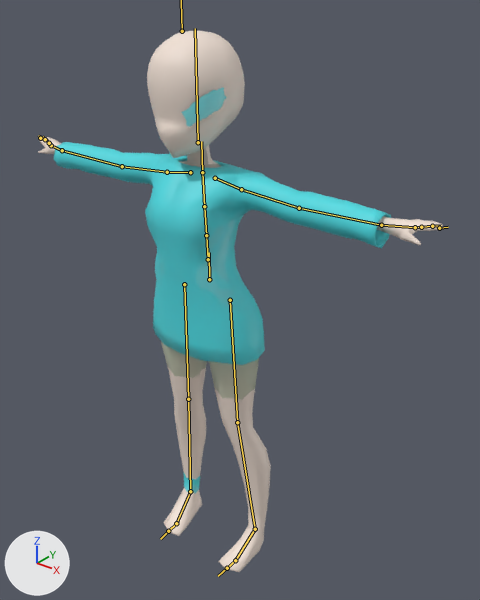
Before and after pictures for a commit that changed the FBX model PushThru/Assets/Models/idleanim.fbx.
Camera for both pictures: a camera (50 mm lens) standing at (3.04, -3.33, 4.58) and looking at (0.22, 0.19, 2.4). Arrows for +X, +Y and +Z are at lower left; the lights stay in place. The bones that bend it are drawn over the model as lines.

Names of what the first picture shows: 'Body', 'hair', 'hoodie'.
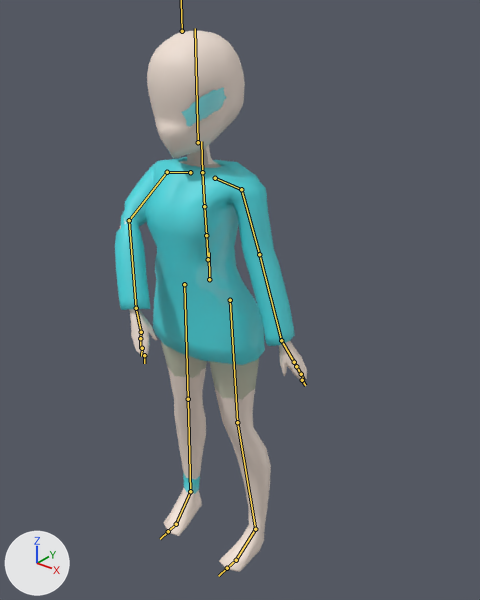
The newer file adds an action. The first version stands in its rest pose; the second is drawn at frame 14 of the action 'Armature|Slice1'.

What the commit changed:
Bone 'mixamorig:Arm.L' (bone_mixamorig_arm_l) turns from (0, 0, 0) to (71, 6, 13) degrees about its own x, y and z.
Bone 'mixamorig:Arm.R' (bone_mixamorig_arm_r) turns from (0, 0, 0) to (70, 55, -16) degrees about its own x, y and z.
Bone 'mixamorig:ForeArm.R' (bone_mixamorig_forearm_r) turns from (0, 0, 0) to (123, -44, -97) degrees about its own x, y and z.
Bone 'mixamorig:Hand.R' (bone_mixamorig_hand_r) turns from (0, 0, 0) to (8, 1, -20) degrees about its own x, y and z.

What differs and where, as boxes (x1, y1, x2, y2) in the pictures (480 x 600 px):
'hoodie', posed (47% narrower, 7% shorter)
    before: (53, 142, 391, 365)
    after: (115, 157, 295, 365)
'Body', posed (54% narrower)
    before: (38, 31, 443, 572)
    after: (120, 31, 307, 572)
bone 'mixamorig:Arm.L', root to tip
    before: (241, 189) to (299, 208)
    after: (241, 189) to (259, 254)
bone 'mixamorig:Arm.R', root to tip
    before: (167, 172) to (122, 166)
    after: (167, 172) to (129, 220)
bone 'mixamorig:ForeArm.R', root to tip
    before: (122, 166) to (62, 150)
    after: (129, 220) to (136, 308)
bone 'mixamorig:Hand.R', root to tip
    before: (62, 150) to (51, 145)
    after: (136, 308) to (141, 332)
